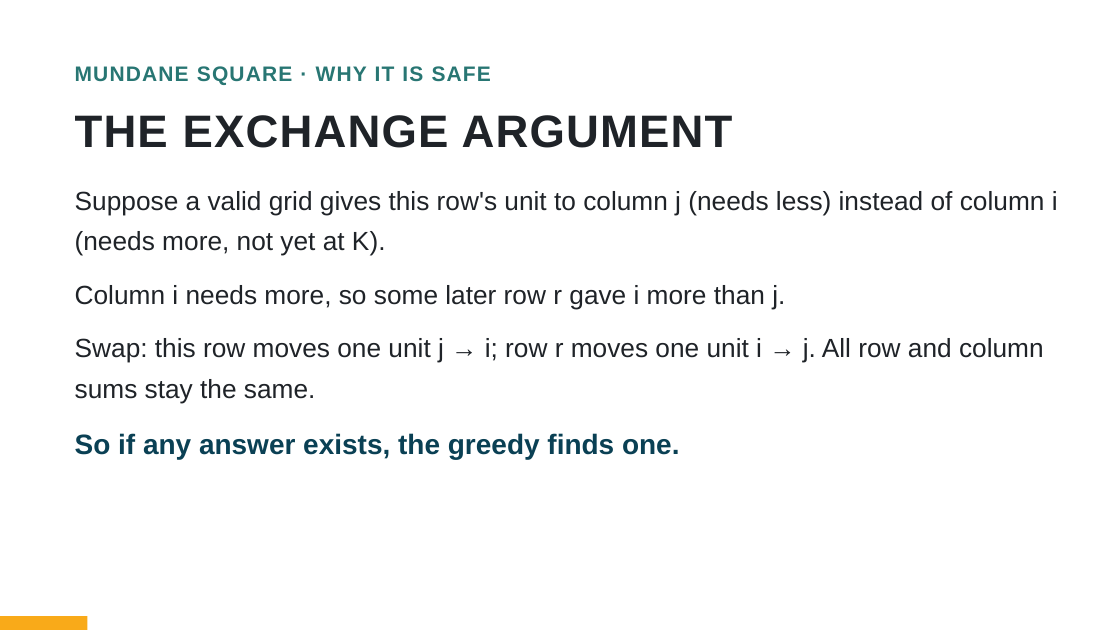
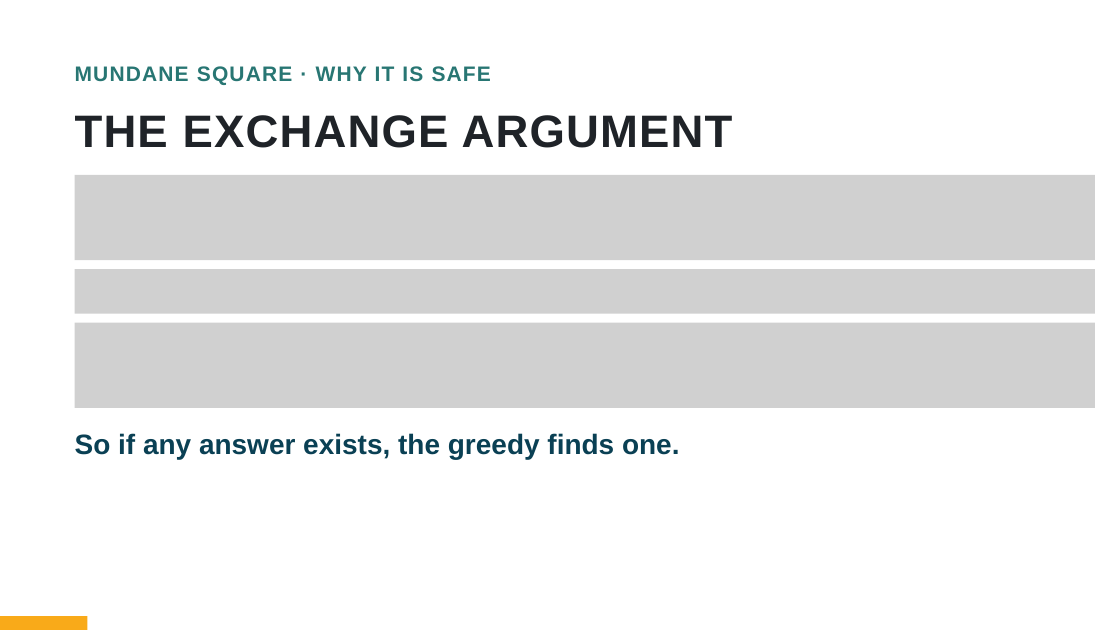
Before and after one commit to bryanbsun/AIO, a slide deck: slide 10 of AIO/P6/AIO High Achievers Camp Session 3 Greedy and the Water Level.pptx. Drawn at 1120x630 pixels with LibreOffice and Linux fonts; fonts in the diff are those of the drawing; grey boxes stand for pictures. Boxes give left, top, right and bottom in pixels: in the first picture for what was removed or moved away, otherwise in the second. Text is boxed around its words. In the diff, an @@ line names an element or a change of style, - is before the commit and + after.

```diff
--- a/AIO/P6/AIO High Achievers Camp Session 3 Greedy and the Water Level.pptx
+++ b/AIO/P6/AIO High Achievers Camp Session 3 Greedy and the Water Level.pptx
@@ picture added at (x1=75, y1=175, x2=1096, y2=260) @@
@@ text removed at (x1=75, y1=191, x2=1058, y2=256) @@
-Suppose a valid grid gives this row's unit to column j (needs less) instead of column i (needs more, not yet at K).
@@ picture added at (x1=75, y1=269, x2=1096, y2=313) @@
@@ text removed at (x1=75, y1=285, x2=785, y2=310) @@
-Column i needs more, so some later row r gave i more than j.
@@ picture added at (x1=75, y1=323, x2=1096, y2=408) @@
@@ text removed at (x1=75, y1=338, x2=1044, y2=404) @@
-Swap: this row moves one unit j → i; row r moves one unit i → j. All row and column sums stay the same.
```
Also in this commit, not shown: 34 other slides changed, 3 other files.
